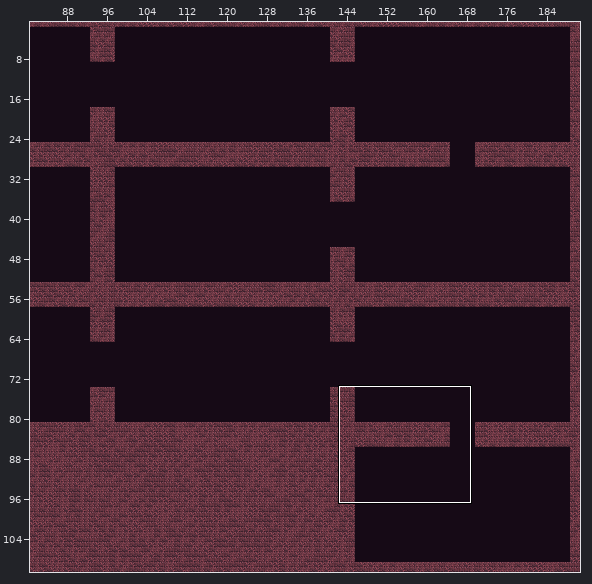
Level history. Tiled map: android/assets/maps/CavernMap1.tmx. The picture above shows the old version from afar; the outline marks the close-up.
Close-up. The starting point:
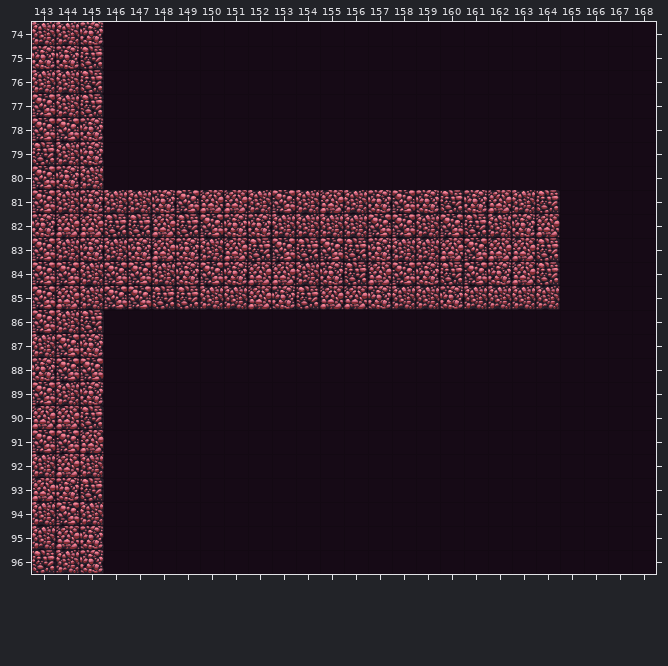
Cells are 64x64 px. Shown: x 143..168, y 74..96. The commit also changed other parts of the map, which this record leaves out.
The result:
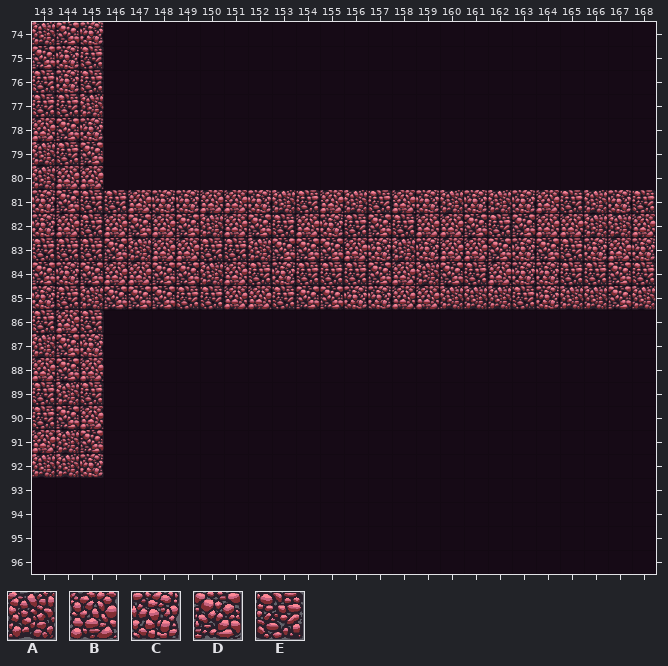
Key: from "tileMapGutter": A 5, B 6, C 7, D 8, E 9.
_ is an empty cell, . an unchanged one.
The edit:
--- layer "terrain"
@@ x 143..168 @@
-74 .A........................
-75 C.........................
-76 AA........................
-77 DAE.......................
-78 D.........................
-79 EAC.......................
-80 DCA.......................
-81 DACAA.D..ADA..CD.E.BAE____
-82 ..BEE.EDCCAAAA.DADEAC.____
-83 DACAC.CABE.E.E..A.DBBE____
-84 .DADDACDCBBAC.BDCEDCBE____
-85 DB...E.AA.CEBB.AAC..AA____
-86 DA........................
+74 .D........................
+75 D.........................
+76 EC........................
+77 EEA.......................
+78 B.........................
+79 AED.......................
+80 ABB.......................
+81 CDEEB.C..CAE..EB.A.ACBEACE
+82 ..EBD.DABDEBCE.EBBDED.BAAB
+83 EEEDA.BEEA.D.B..C.BDCDECBC
+84 .CDBBDDABECEE.DBADEBCCEEDE
+85 CE...D.EB.EDDC.BBA..ECAADA
+86 EB........................
@@ x 143..145 @@
-88 C.D
-89 D.C
-90 BBE
-91 DDB
-92 .BA
-93 BCE
-94 ADA
-95 ABC
-96 EAC
+88 B.B
+89 E.E
+90 EDB
+91 BAD
+92 .AC
+93 ___
+94 ___
+95 ___
+96 ___
